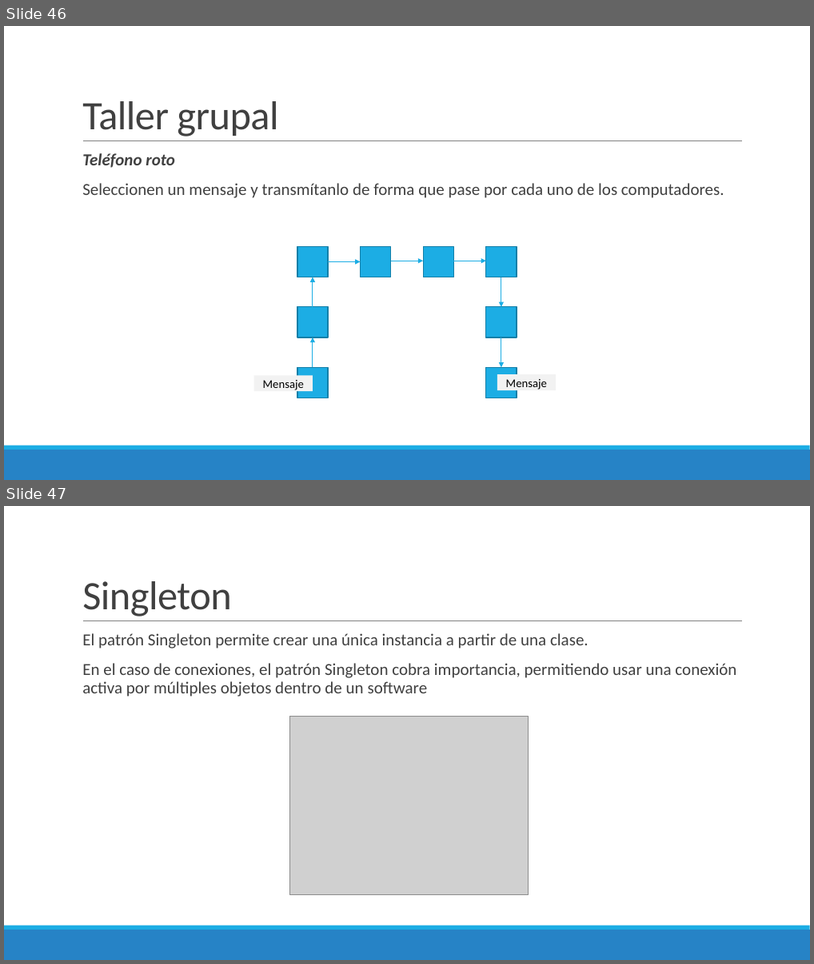
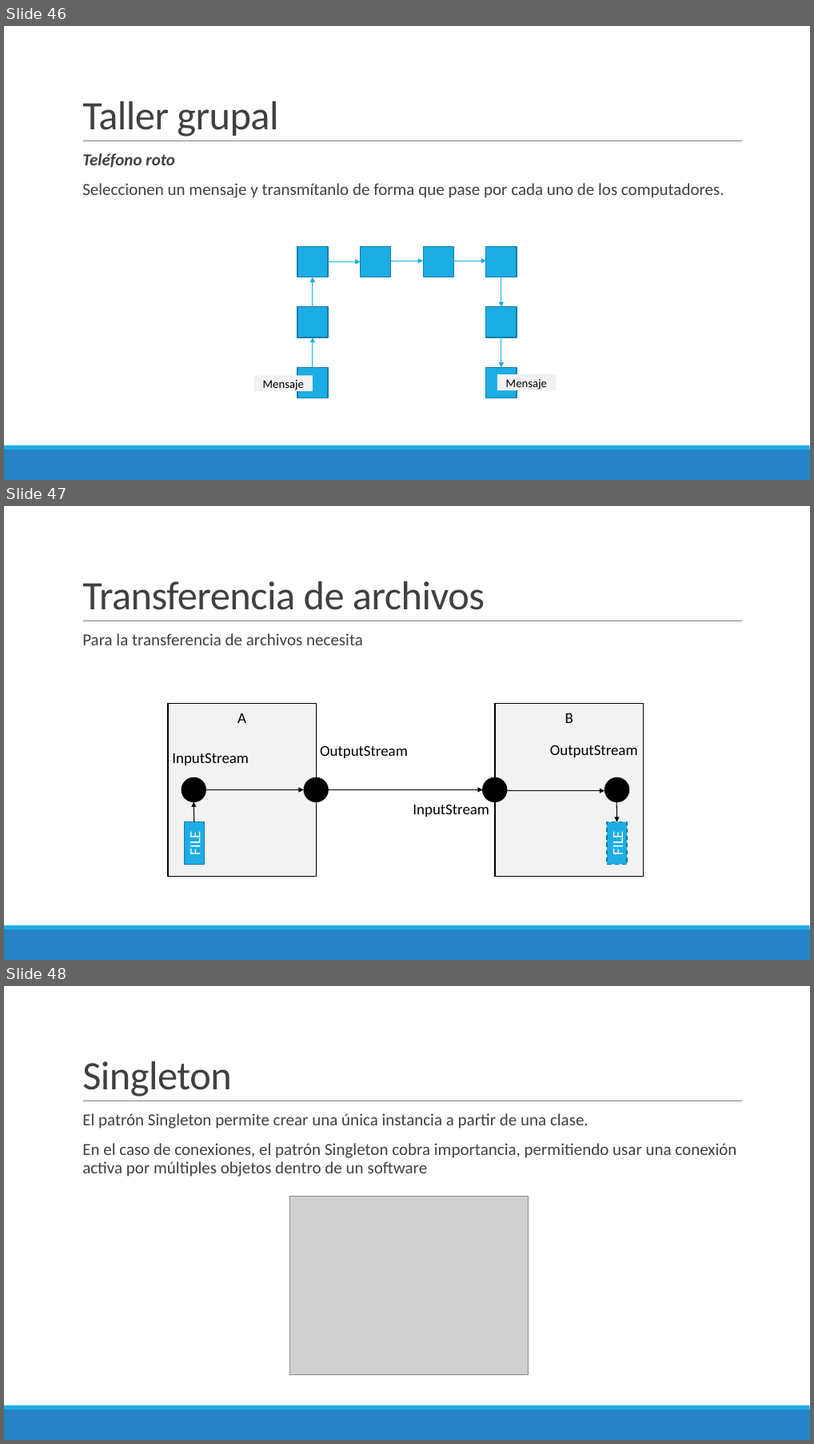
Before and after one commit to Domiciano/ProgramacionEnRed191, a slide deck: Semana 3/Presentación.pptx. Shown one above the other, each under a label of ours: slides 46 and 47 before the commit, slides 46, 47 and 48 after it. The pictures are 814x964 and 814x1444 pixels, drawn with LibreOffice and Linux fonts; fonts in the diff are those of the drawing; grey boxes stand for pictures. Boxes give left, top, right and bottom in pixels: in the first picture for what was removed or moved away, otherwise in the second. Text is boxed around its words. In the diff, an @@ line names an element or a change of style, - is before the commit and + after.

```diff
--- a/Semana 3/Presentación.pptx
+++ b/Semana 3/Presentación.pptx
@@ slide 47 added at (4,506,810,960), background #FFFFFF; not listed: 3 template elements that a slide beside it also shows @@
@@ title added at (82,581,485,610), 48 pt, text #404040 @@
+Transferencia de archivos
@@ text added at (82,633,363,645), 20 pt, text #404040 @@
+  Para la transferencia de archivos necesita
@@ rectangle added at (168,704,316,876), fill #F2F2F2, outline #000000 1.25 pt, 18 pt, text #000000 @@
+A
@@ rectangle added at (495,704,643,876), fill #F2F2F2, outline #000000 1.25 pt, 18 pt, text #000000 @@
+B
@@ text added at (320,745,408,758), 18 pt, text #000000 @@
+OutputStream
@@ text added at (550,744,638,757), 18 pt, text #000000 @@
+OutputStream
@@ text added at (172,752,249,765), 18 pt, text #000000 @@
+InputStream
@@ ellipse added at (182,778,206,802), fill #000000, outline #000000 1.25 pt @@
@@ arrow added from (206, 790) to (304, 790), #000000 1 pt @@
@@ ellipse added at (304,778,328,802), fill #000000, outline #000000 1.25 pt @@
@@ arrow added from (316, 790) to (483, 790), #000000 1 pt @@
@@ ellipse added at (483,778,507,802), fill #000000, outline #000000 1.25 pt @@
@@ arrow added from (507, 790) to (606, 790), #000000 1 pt @@
@@ ellipse added at (606,778,630,802), fill #000000, outline #000000 1.25 pt @@
@@ arrow added from (194, 822) to (194, 802), #000000 1 pt @@
@@ text added at (413,804,490,816), 18 pt, text #000000 @@
+InputStream
@@ arrow added from (617, 802) to (618, 822), #000000 1 pt @@
@@ rectangle added at (185,821,205,864), fill #1CADE4, outline #1580A9 1.25 pt, 18 pt, text #FFFFFF @@
+FILE
@@ rectangle added at (607,821,627,864), fill #1CADE4, outline #1580A9 1.25 pt dashed, 18 pt, text #FFFFFF @@
+FILE
@@ what was slide 47 is now slide 48 @@
```
Also in this commit, not shown: 2 other slides added, 2 other files.
